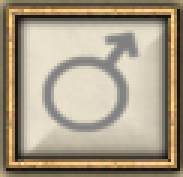
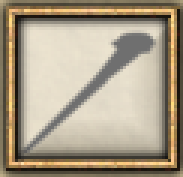
Before/after of a w=183, h=177 layered artwork. What changed in the layer stack:
showed "Calque #8" over bbox(21, 30, 156, 153)
hid "Calque #3" over bbox(39, 30, 141, 135)
